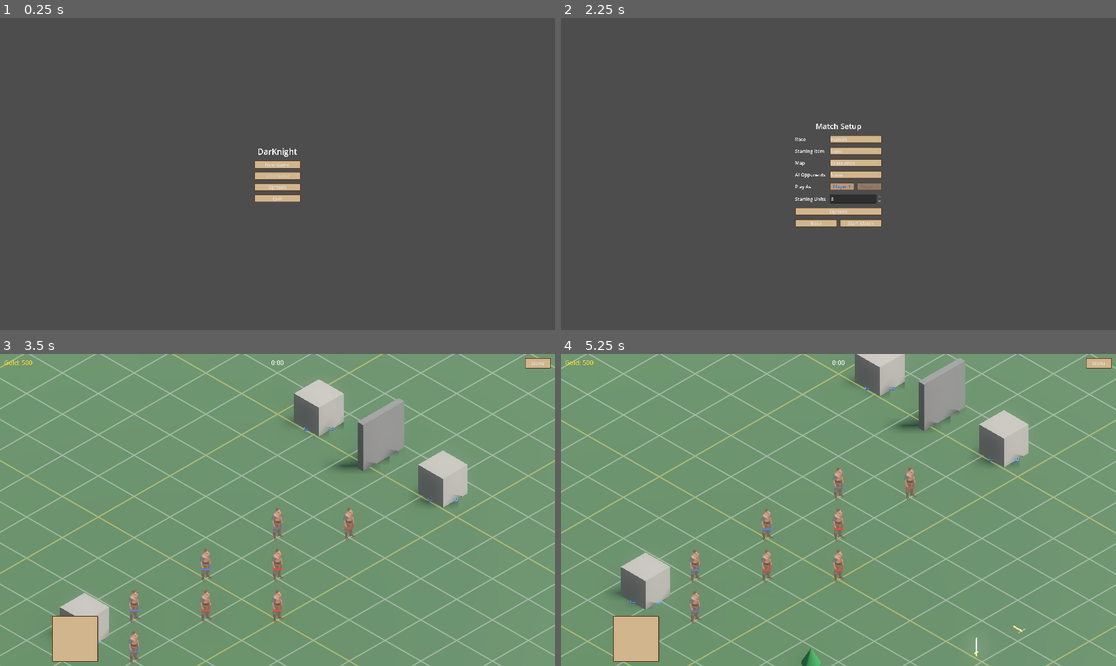
Above: before the commit, frames 1-4 (two rows, left to right).
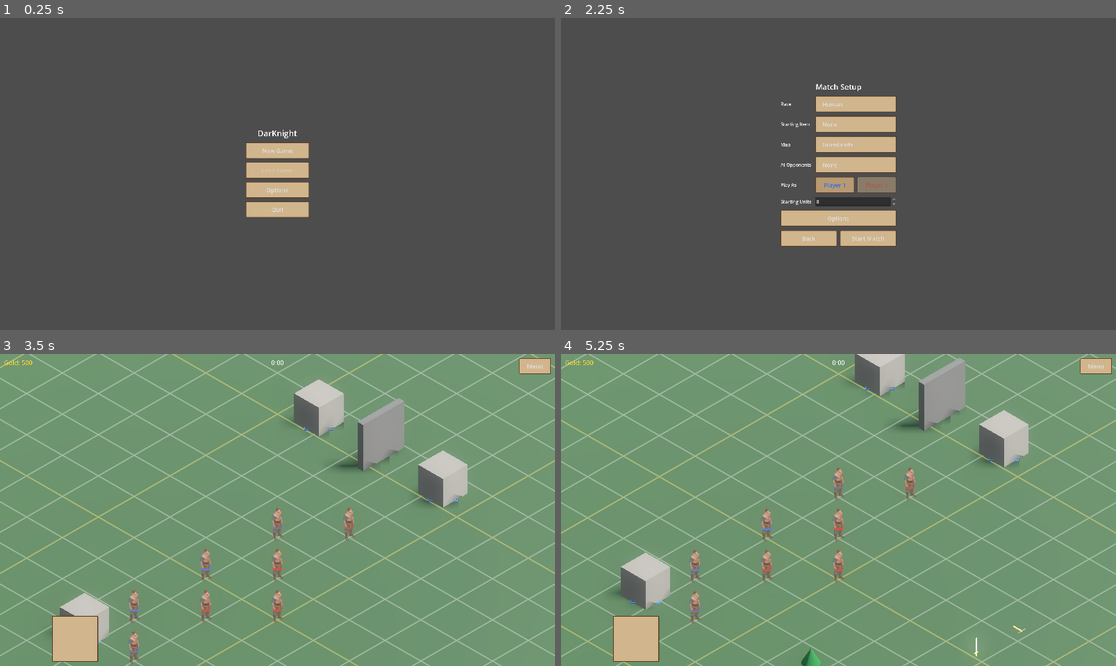
Above: after the commit, the same moments.

Repository: wesleywesleyadams-debug/Aegis-Matrix
Game: Godot game, scene res://scenes/TitleMenu.tscn
Two runs of this game, one before a commit and one after it. Both use one fixed random seed, a clock stepped at 60 frames per second and the inputs below.
Inputs (mouse positions are in pixels of both pictures, inside the frame that each line leads up to):
- Up to frame 1 (0.25 s): no input
- Up to frame 2 (2.25 s): click "New Game" at 0.5 s; click "Back" at 1.25 s; click "New Game" at 2 s
- Up to frame 3 (3.5 s): click "Start Match" at 2.75 s
- Up to frame 4 (5.25 s): click "Menu" at 3.5 s; click "Restart" at 4.25 s; tap Enter at 5 s; move the mouse to (960, 494) at 5.02 s; hold S (cam_down) from 5.03 s (still down); click (960, 494) at 5.17 s

The runs differ from the first frame. In frame 1, 2.1% of the frame differs, in the area x 44-56%, y 35-64%; in frame 2, 5.9%, in the area x 39-61%, y 21-74%; in frame 3, 0.2%; in frame 4, 0.2%.

Commit message:
Scale up menu buttons across all menus
Bump the shared theme's Button font size (16 -> 20) and content
padding so every button in the game gets bigger and easier to read,
then resize the panels/containers in TitleMenu, Lobby, and the
in-game pause menu (menu panel, save-name panel, end-state panel) to
fit the larger buttons without clipping or overlap.

Co-Authored-By: Claude Sonnet 5 <noreply@anthropic.com>

Diff:
--- a/scenes/Lobby.tscn
+++ b/scenes/Lobby.tscn
@@ -16,10 +16,10 @@
 anchor_right = 0.5
 anchor_top = 0.5
 anchor_bottom = 0.5
-offset_left = -150.0
-offset_top = -170.0
-offset_right = 150.0
-offset_bottom = 170.0
+offset_left = -200.0
+offset_top = -320.0
+offset_right = 200.0
+offset_bottom = 320.0
 theme_override_constants/separation = 14
 
 [node name="TitleLabel" type="Label" parent="VBox"]
--- a/scenes/Main.tscn
+++ b/scenes/Main.tscn
@@ -304,10 +304,10 @@
 layout_mode = 0
 anchor_left = 1.0
 anchor_right = 1.0
-offset_left = -104.0
+offset_left = -124.0
 offset_top = 14.0
 offset_right = -14.0
-offset_bottom = 50.0
+offset_bottom = 68.0
 text = "Menu"
 
 [node name="MenuPanel" type="Panel" parent="UI/MainMenu"]
@@ -315,17 +315,17 @@
 layout_mode = 0
 anchor_left = 1.0
 anchor_right = 1.0
-offset_left = -184.0
+offset_left = -234.0
 offset_top = 58.0
 offset_right = -14.0
-offset_bottom = 332.0
+offset_bottom = 470.0
 
 [node name="VBox" type="VBoxContainer" parent="UI/MainMenu/MenuPanel"]
 layout_mode = 0
 offset_left = 10.0
 offset_top = 10.0
-offset_right = 160.0
-offset_bottom = 264.0
+offset_right = 210.0
+offset_bottom = 402.0
 theme_override_constants/separation = 8
 
 [node name="PauseButton" type="Button" parent="UI/MainMenu/MenuPanel/VBox"]
@@ -372,17 +372,17 @@
 anchor_right = 0.5
 anchor_top = 0.5
 anchor_bottom = 0.5
-offset_left = -130.0
-offset_top = -55.0
-offset_right = 130.0
-offset_bottom = 55.0
+offset_left = -140.0
+offset_top = -95.0
+offset_right = 140.0
+offset_bottom = 95.0
 
 [node name="VBox" type="VBoxContainer" parent="UI/MainMenu/SaveNamePanel"]
 layout_mode = 0
 offset_left = 16.0
 offset_top = 12.0
-offset_right = 244.0
-offset_bottom = 98.0
+offset_right = 264.0
+offset_bottom = 178.0
 theme_override_constants/separation = 10
 
 [node name="PromptLabel" type="Label" parent="UI/MainMenu/SaveNamePanel/VBox"]
@@ -439,16 +439,16 @@
 anchor_top = 0.5
 anchor_bottom = 0.5
 offset_left = -140.0
-offset_top = -90.0
+offset_top = -130.0
 offset_right = 140.0
-offset_bottom = 90.0
+offset_bottom = 130.0
 
 [node name="VBox" type="VBoxContainer" parent="UI/MainMenu/EndStatePanel"]
 layout_mode = 0
 offset_left = 20.0
 offset_top = 16.0
 offset_right = 260.0
-offset_bottom = 164.0
+offset_bottom = 244.0
 theme_override_constants/separation = 12
 
 [node name="EndStateLabel" type="Label" parent="UI/MainMenu/EndStatePanel/VBox"]
--- a/scenes/TitleMenu.tscn
+++ b/scenes/TitleMenu.tscn
@@ -16,10 +16,10 @@
 anchor_right = 0.5
 anchor_top = 0.5
 anchor_bottom = 0.5
-offset_left = -80.0
-offset_top = -90.0
-offset_right = 80.0
-offset_bottom = 90.0
+offset_left = -110.0
+offset_top = -160.0
+offset_right = 110.0
+offset_bottom = 160.0
 theme_override_constants/separation = 12
 
 [node name="TitleLabel" type="Label" parent="VBox"]
@@ -52,17 +52,17 @@
 anchor_right = 0.5
 anchor_top = 0.5
 anchor_bottom = 0.5
-offset_left = -160.0
-offset_top = -180.0
-offset_right = 160.0
-offset_bottom = 180.0
+offset_left = -170.0
+offset_top = -200.0
+offset_right = 170.0
+offset_bottom = 200.0
 
 [node name="OuterVBox" type="VBoxContainer" parent="LoadListPanel"]
 layout_mode = 0
 offset_left = 14.0
 offset_top = 14.0
-offset_right = 306.0
-offset_bottom = 346.0
+offset_right = 326.0
+offset_bottom = 386.0
 theme_override_constants/separation = 10
 
 [node name="TitleLabel" type="Label" parent="LoadListPanel/OuterVBox"]
--- a/themes/hud_theme.tres
+++ b/themes/hud_theme.tres
@@ -23,6 +23,10 @@
 corner_radius_top_right = 3
 corner_radius_bottom_right = 3
 corner_radius_bottom_left = 3
+content_margin_left = 24.0
+content_margin_top = 14.0
+content_margin_right = 24.0
+content_margin_bottom = 14.0
 
 [sub_resource type="StyleBoxFlat" id="StyleBoxFlat_button_hover"]
 bg_color = Color(0.87, 0.77, 0.62, 1)
@@ -35,6 +39,10 @@
 corner_radius_top_right = 3
 corner_radius_bottom_right = 3
 corner_radius_bottom_left = 3
+content_margin_left = 24.0
+content_margin_top = 14.0
+content_margin_right = 24.0
+content_margin_bottom = 14.0
 
 [sub_resource type="StyleBoxFlat" id="StyleBoxFlat_button_pressed"]
 bg_color = Color(0.72, 0.6, 0.45, 1)
@@ -47,6 +55,10 @@
 corner_radius_top_right = 3
 corner_radius_bottom_right = 3
 corner_radius_bottom_left = 3
+content_margin_left = 24.0
+content_margin_top = 14.0
+content_margin_right = 24.0
+content_margin_bottom = 14.0
 
 [resource]
 Panel/styles/panel = SubResource("StyleBoxFlat_panel")
@@ -55,3 +67,4 @@
 Button/styles/pressed = SubResource("StyleBoxFlat_button_pressed")
 Button/styles/focus = SubResource("StyleBoxFlat_button_normal")
 Button/styles/disabled = SubResource("StyleBoxFlat_button_normal")
+Button/font_sizes/font_size = 20
